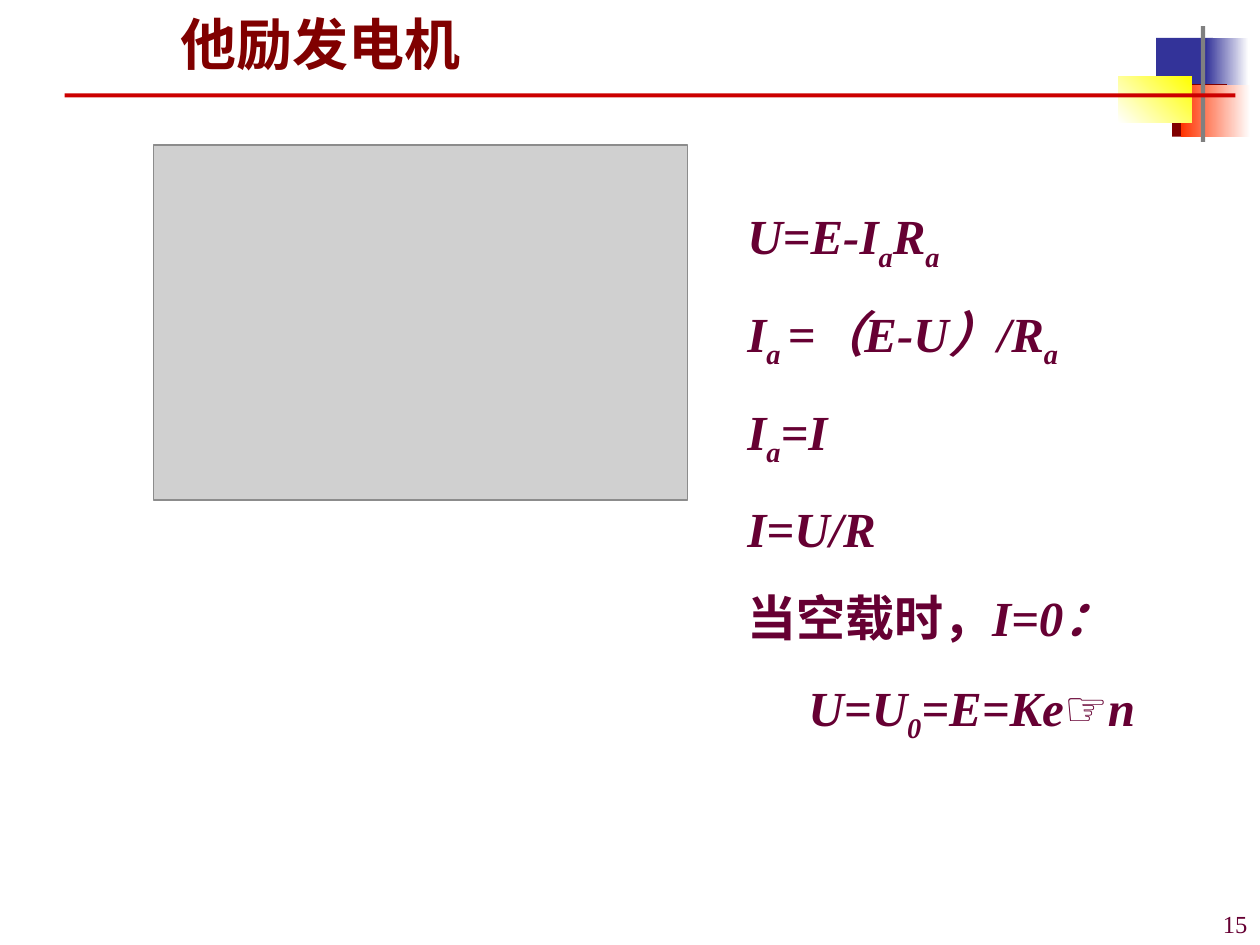
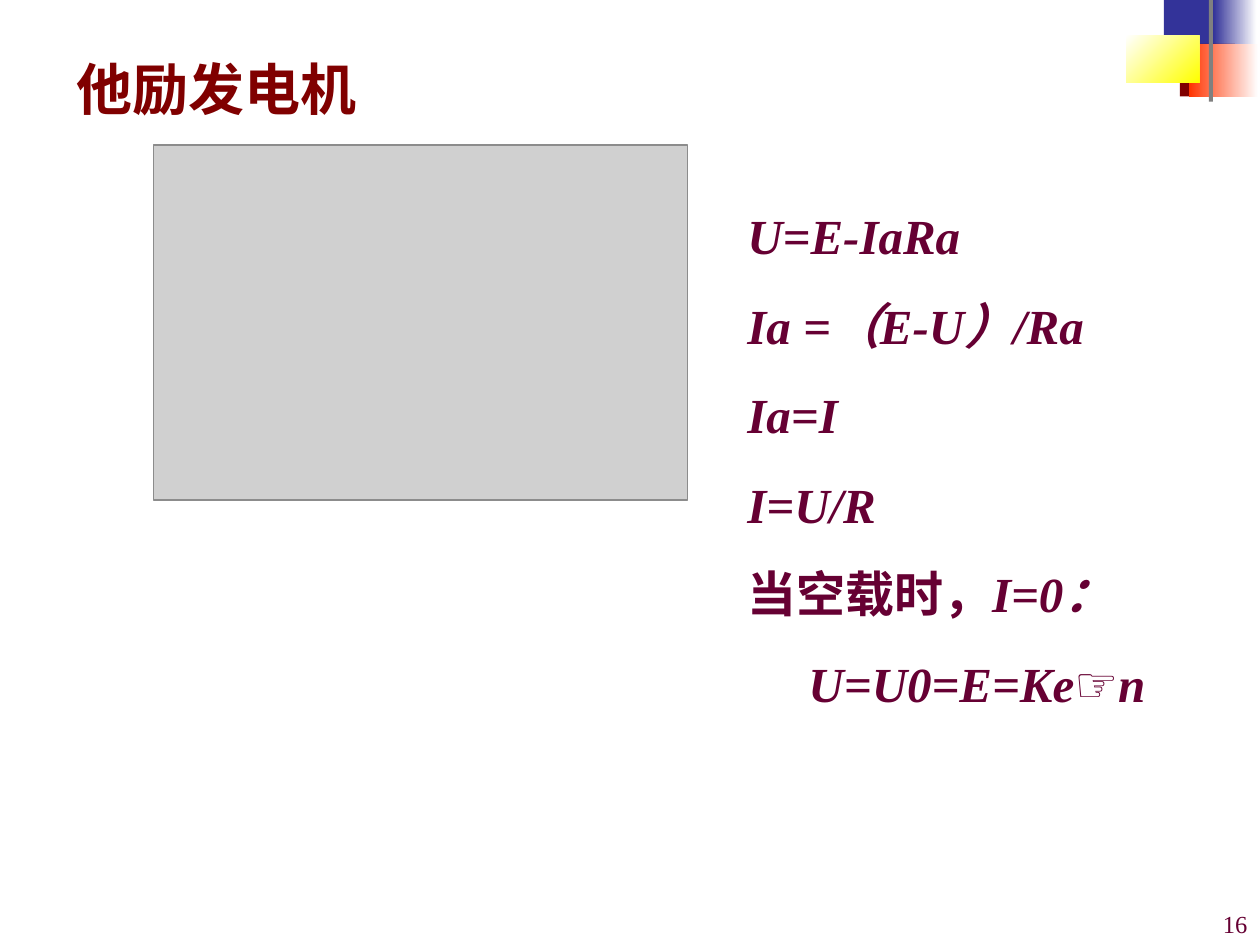
Before and after one commit to origin2007/mechatronic_transmission_control, a slide deck: slide 16 of 课件/机电传动控制3-直流电机.ppt (slide 15 before the commit). Drawn at 1260x945 pixels with LibreOffice and Linux fonts; fonts in the diff are those of the drawing; grey boxes stand for pictures; background and template pictures are left out. Boxes give left, top, right and bottom in pixels: in the first picture for what was removed or moved away, otherwise in the second. Text is boxed around its words. In the diff, an @@ line names an element or a change of style, - is before the commit and + after.

```diff
--- a/课件/机电传动控制3-直流电机.ppt
+++ b/课件/机电传动控制3-直流电机.ppt
@@ 5 rectangles: place and size @@
-5 rectangles at bbox=[1119, 26, 1249, 142]
+5 rectangles at bbox=[1126, 0, 1256, 102]
@@ rectangle at bbox=[1213, 0, 1256, 49]: fill gradient #FFFFFF to #333399 to gradient #333399 to #FFFFFF @@
@@ title "他励发电机": place and size @@
-title "他励发电机" at bbox=[180, 17, 460, 71]
+title "他励发电机" at bbox=[77, 62, 357, 116]
@@ title "他励发电机" at bbox=[77, 62, 357, 116]: font Times New Roman to Arial @@
@@ rectangle: place and size @@
-rectangle at bbox=[1181, 84, 1250, 136]
+rectangle at bbox=[1189, 44, 1259, 96]
@@ line removed from (64, 96) to (1235, 96) @@
@@ text at bbox=[747, 222, 1145, 703]: now on the baseline in "U=E-IaRa", "Ia =（E-U）/Ra", "Ia=I", "U=U0=E=Ke☞n" @@
@@ page number at bbox=[1223, 916, 1248, 934]: text changed @@
-15
+16
```
Also in this commit, not shown: 61 other slides changed, 1 slide added.
